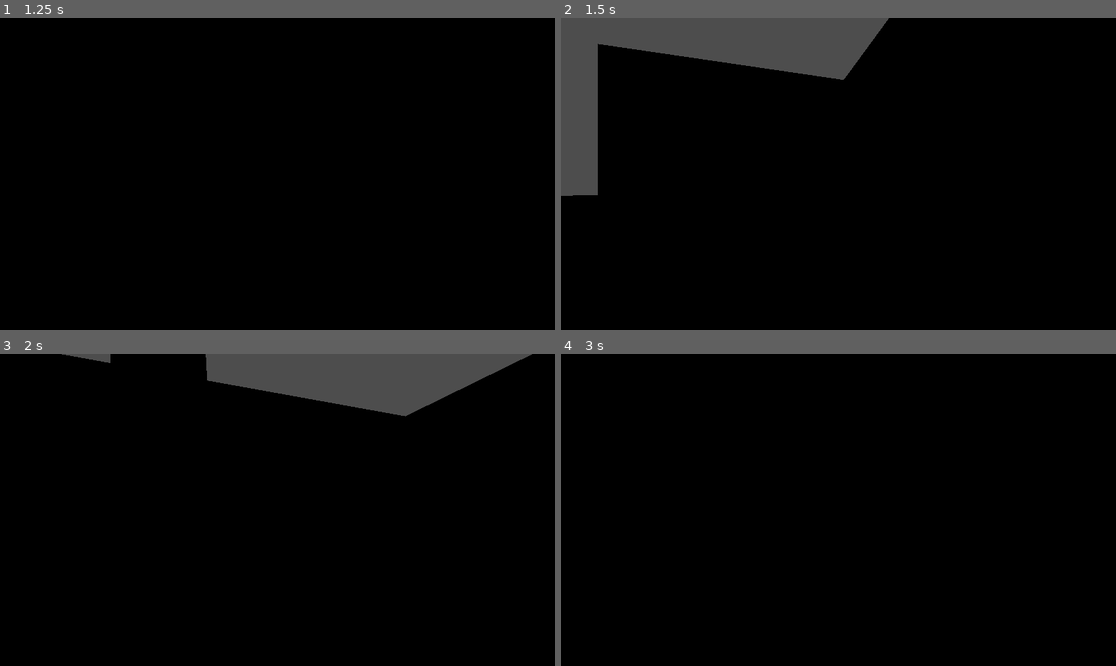
Above: before the commit, frames 1-4 (two rows, left to right).
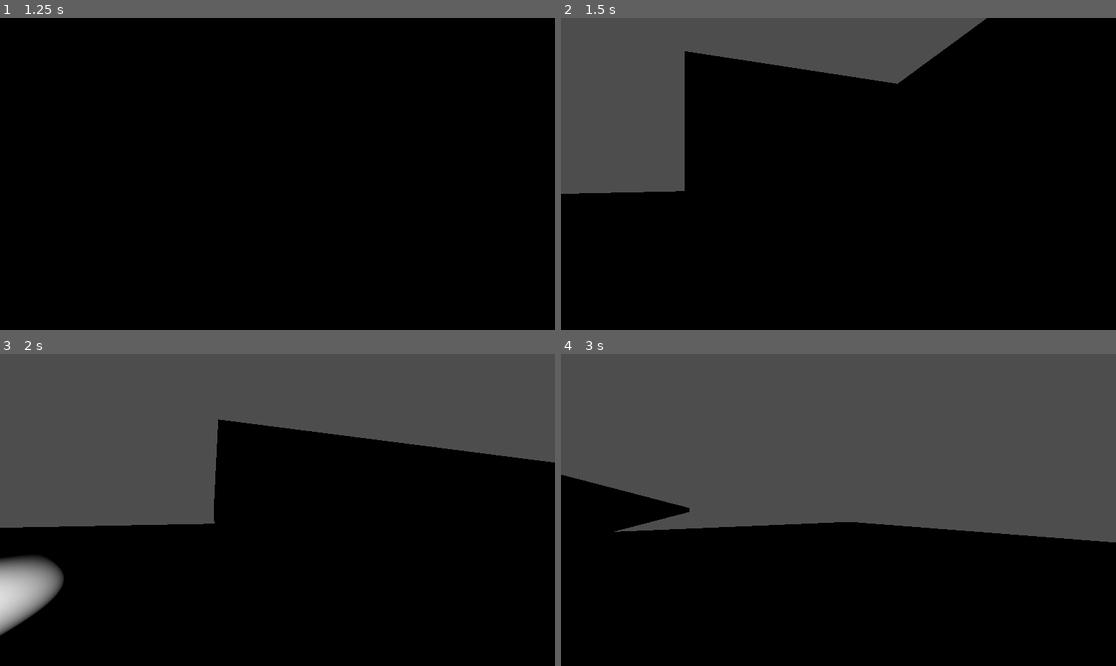
Above: after the commit, the same moments.

Repository: illnyang/wolf4godot
Game: Godot game, scene res://Wolf.tscn
Two runs of this game, one before a commit and one after it. Both use one fixed random seed, a clock stepped at 60 frames per second and the inputs below.
Inputs:
- Up to frame 1 (1.25 s): tap Enter at 0.5 s; hold D (turn_right) from 0.53 s (still down)
- Up to frame 2 (1.5 s): release D (turn_right) at 1.28 s; hold S (move_backward) from 1.28 s (still down)
- Up to frame 3 (2 s): keep holding S (move_backward)
- Up to frame 4 (3 s): release S (move_backward) at 2.03 s; hold D (turn_right) 2.03-2.78 s; hold W (move_forward) from 2.78 s (still down)

Frame 1 is identical in both runs. In frame 2, 10% of the frame differs, in the area x 0-77%, y 0-58%; in frame 3, 33%; in frame 4, 54%, in the area x 0-100%, y 0-61%.

Commit message:
WS fixed

Diff:
--- a/player.gd
+++ b/player.gd
@@ -9,9 +9,9 @@
 
 	# Moving forward and backward based on camera orientation
 	if Input.is_action_pressed("move_forward"):
+		movement -= $Camera3D.global_transform.basis.z * SPEED * delta
+	if Input.is_action_pressed("move_backward"):
 		movement += $Camera3D.global_transform.basis.z * SPEED * delta
-	if Input.is_action_pressed("move_backward"):
-		movement -= $Camera3D.global_transform.basis.z * SPEED * delta
 
 	# Update velocity
 	velocity = movement
